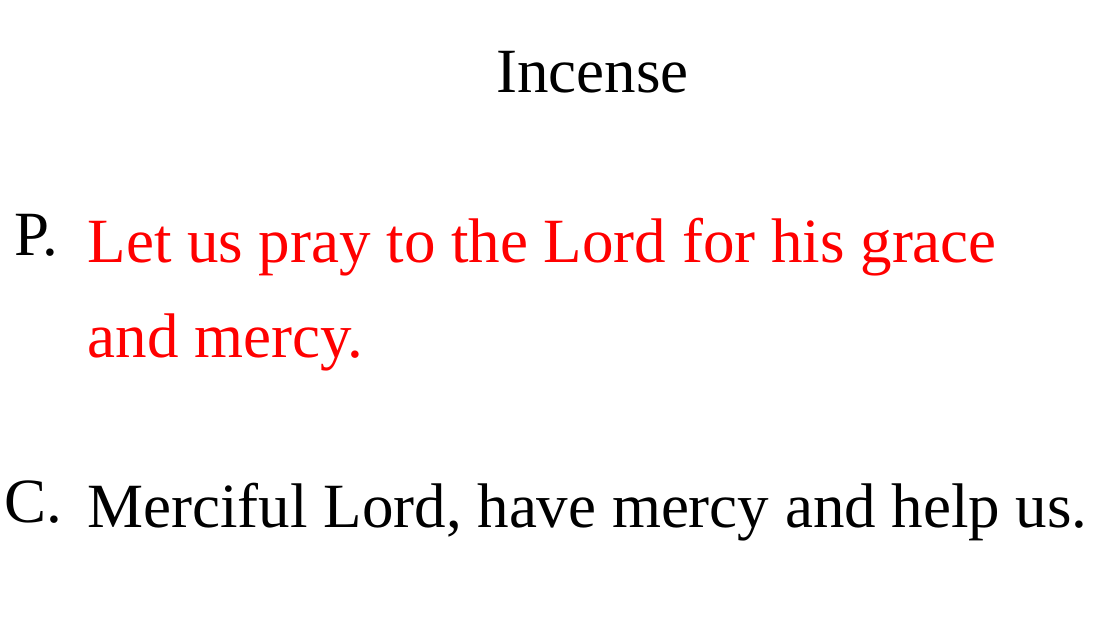
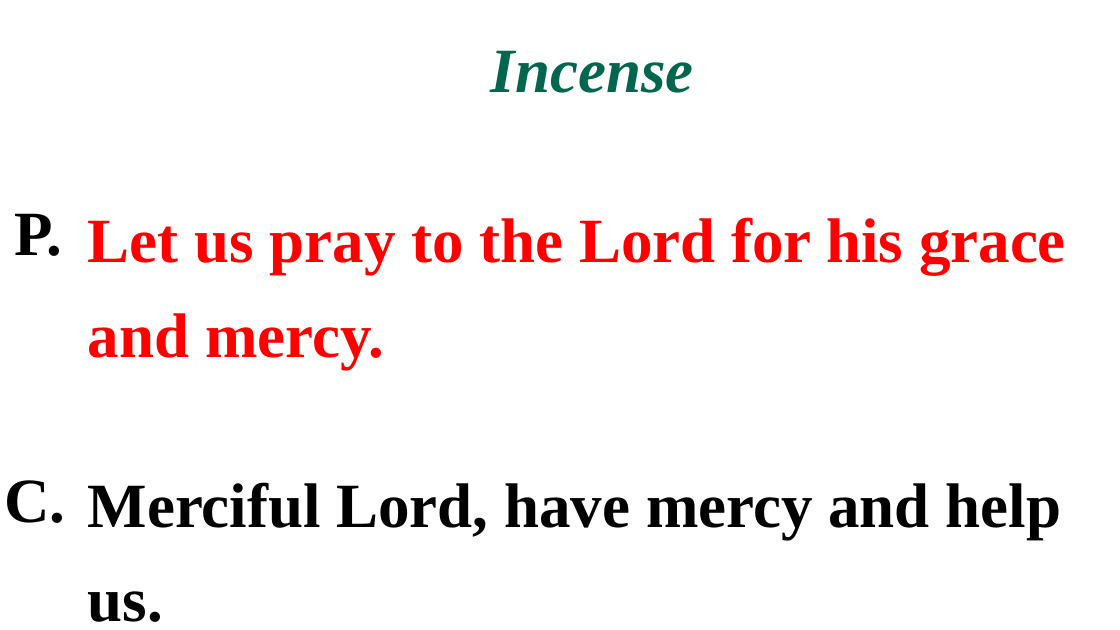
Before and after one commit to gijocode/Church_PPT_Utility, a slide deck: slide 30 of templates/english_service_template.pptx (slide 29 before the commit). Drawn at 1120x630 pixels with LibreOffice and Linux fonts; fonts in the diff are those of the drawing. Boxes give left, top, right and bottom in pixels: in the first picture for what was removed or moved away, otherwise in the second. Text is boxed around its words. In the diff, an @@ line names an element or a change of style, - is before the commit and + after.

```diff
--- a/templates/english_service_template.pptx
+++ b/templates/english_service_template.pptx
@@ text "Incense" at (x1=88, y1=50, x2=1066, y2=539): text colour #000000 to #00664D, italic on in "Incense"; bold on @@
@@ text "P." at (x1=14, y1=213, x2=62, y2=256): bold on @@
@@ text "C." at (x1=4, y1=480, x2=65, y2=523): bold on @@
```
Also in this commit, not shown: 123 other slides changed, 26 slides added, 10 slides removed, 1 other file.
